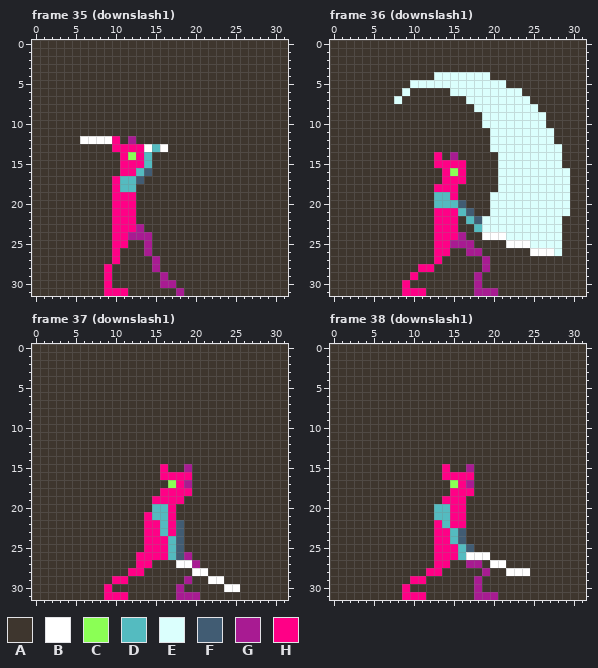
One commit to this pixel-art file: Assets/Art/MrFish.aseprite. The first picture shows the starting point.
32x32 pixels, 58 frames. Shown: frame 35 (downslash1), frame 36 (downslash1), frame 37 (downslash1), frame 38 (downslash1). The commit also changed other frames, which this record leaves out.
Palette (. is transparent): A #3e362e  B #ffffff  C #8bff55  D #54bbc0  E #dbfffd  F #415c73  G #a81b92  H #ff0086
After the commit:
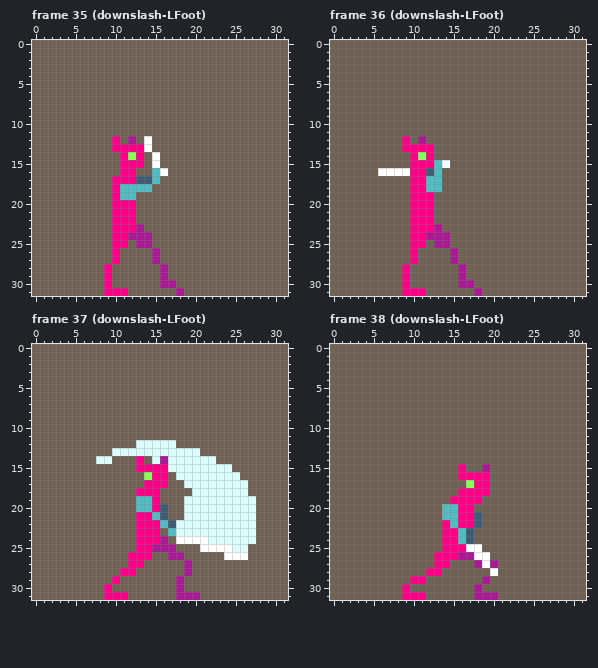
Message: added animation for down walk
Change:
colour A: #3e362e -> #6f6153
Changed rows in their new state; - is a pixel that keeps its letter.
Frame 35 (downslash-LFoot):
first column x 6:
12 AAAA----B--
13 ---------AA
14 --------AB-
15 --------AB-
16 -------AADB
17 -----HH-FD-
18 -------DD--
19 -----DD----
first column x 13:
25 G---
26 -AG-
28 --AG
Frame 36 (downslash-LFoot):
first column x 6:
 4 -------AAAAAAA----------
 5 ----AAAAAAAAAAAA--------
 6 ---A-----AAAAAAAAA------
 7 --A--------AAAAAAAA-----
 8 ------------AAAAAAAA----
 9 -------------AAAAAAAA---
10 -------------AAAAAAAA---
11 --------------AAAAAAAA--
12 ---H-G--------AAAAAAAA--
13 ---HHHH-------AAAAAAAAA-
14 ----HCHA-A-----AAAAAAAA-
15 ----HHHDBAA----AAAAAAAA-
16 BBBBHHFDAAA----AAAAAAAAA
17 ----HHDDAAA----AAAAAAAAA
18 ----HHDDAA-----AAAAAAAAA
19 ----HHHAAA----AAAAAAAAAA
20 ----HHHAAAA---AAAAAAAAAA
21 ----HHHAAAAA--AAAAAAAAAA
22 ----HHHAAA-AAAAAAAAAAAA-
23 ----HHHGAA--AAAAAAAAAAA-
24 ----HHGGGAA--AAAAAAAAAA-
25 ----HH-GGAAA----AAAAAAA-
26 ----H--AAG-AA------AAAA-
27 ----H--A-G---A----------
28 ---H-AA---G--A----------
29 ---HA-----G-A-----------
30 ----------GGA-----------
31 -------------AA---------
Frame 37 (downslash-LFoot):
first column x 8:
12 -----EEEEE----------
13 --EEEEEEEEEEE-------
14 EE---H-EGEEEEEE-----
15 -----HHH-EEEEEEEE---
16 ------CH-AEEEEEEEE--
17 ------HHHAAEEEEEEEE-
18 -----HHHAAAAEEEEEEE-
19 -----DD-AAAEEEEEEEEE
20 -----DDHFA-EEEEEEEEE
21 -----H--FA-EEEEEEEEE
22 -----H---FEEEEEEEEEE
23 -----H--ADEEEEEEEEEE
24 -----H--GABBBBEEEEEE
25 -----H-GGGA--BBBBEE-
26 ----H--AAGGA----BBB-
27 ----H-A---AGA-------
28 ---H-A-----GAA------
29 ---A------GA--AA----
30 ----------------AA--
Frame 38 (downslash-LFoot):
first column x 13:
15 -A-HA-G-----
16 -AA--HH-----
17 --AACHH-----
18 --A--HH-----
19 -A--HH------
20 A-D-H-------
21 A-D-HF------
22 AHD-HF------
23 A-HDF-------
24 A-HDF-------
25 A--HBB------
26 ---GG-------
27 ----A-BGA---
28 ------AB-AAA
29 -----AG-----
Where, in picture pixels (left, top, right, bottom), the same in both pictures:
changed: (32, 40, 288, 296)
changed: (330, 40, 586, 296)
changed: (32, 344, 288, 600)
changed: (330, 344, 586, 600)
